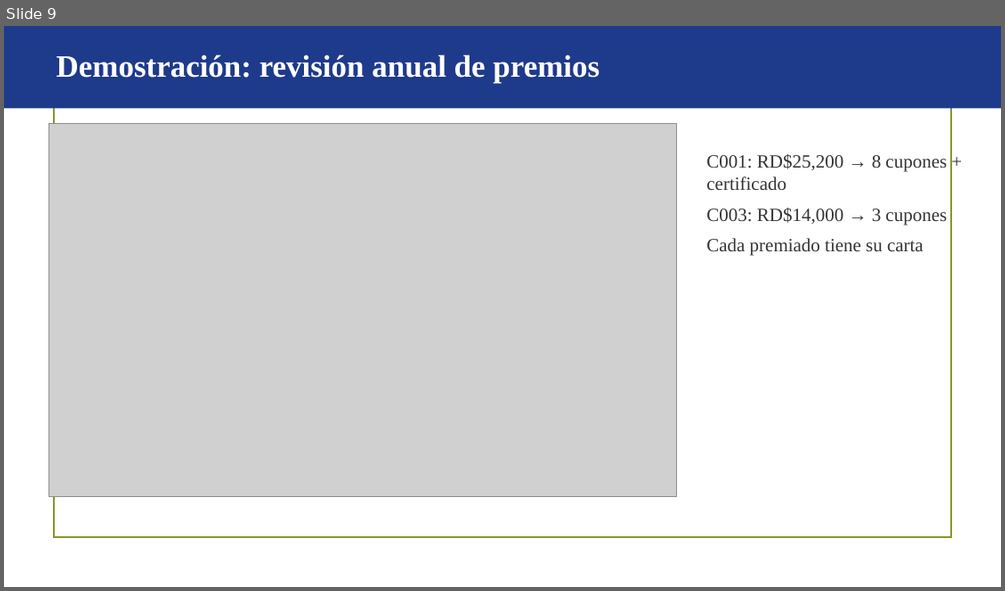
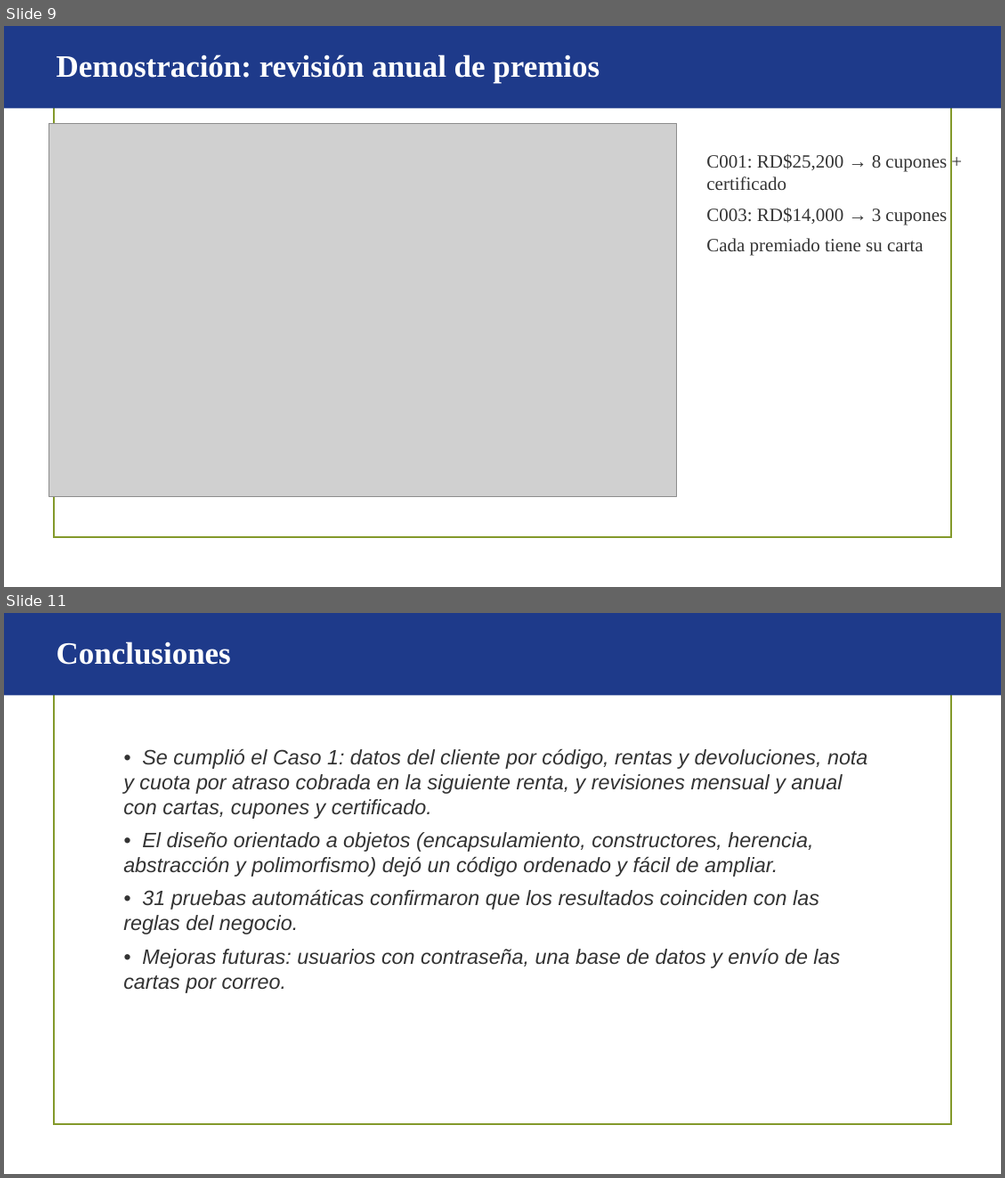
Before and after one commit to GREgori109/Proyectofinal-fi-magic, a slide deck: Presentacion_Proyecto_Final.pptx. Shown one above the other, each under a label of ours: slide 9 before the commit, slides 9 and 11 after it; the slides between them are not shown. The pictures are 1005x591 and 1005x1178 pixels, drawn with LibreOffice and Linux fonts; fonts in the diff are those of the drawing; grey boxes stand for pictures; background and template pictures are left out. Boxes give left, top, right and bottom in pixels: in the first picture for what was removed or moved away, otherwise in the second. Text is boxed around its words. In the diff, an @@ line names an element or a change of style, - is before the commit and + after.

```diff
--- a/Presentacion_Proyecto_Final.pptx
+++ b/Presentacion_Proyecto_Final.pptx
@@ slide 11 added at (x1=4, y1=613, x2=1001, y2=1174), background picture (left out); not listed: 1 template element that a slide beside it also shows @@
@@ rectangle added at (x1=4, y1=613, x2=1001, y2=695), fill #1E3A8A @@
@@ text added at (x1=57, y1=641, x2=231, y2=665), 30 pt, text #FFFFFF, bold @@
+Conclusiones
@@ text added at (x1=123, y1=749, x2=867, y2=993), 20 pt, text #333333, italic @@
+• Se cumplió el Caso 1: datos del cliente por código, rentas y devoluciones, nota y cuota por atraso cobrada en la siguiente renta, y revisiones mensual y anual con cartas, cupones y certificado.
+• El diseño orientado a objetos (encapsulamiento, constructores, herencia, abstracción y polimorfismo) dejó un código ordenado y fácil de ampliar.
+• 31 pruebas automáticas confirmaron que los resultados coinciden con las reglas del negocio.
+• Mejoras futuras: usuarios con contraseña, una base de datos y envío de las cartas por correo.
```
Also in this commit, not shown: 3 slides changed, 1 slide removed, 46 other files.
